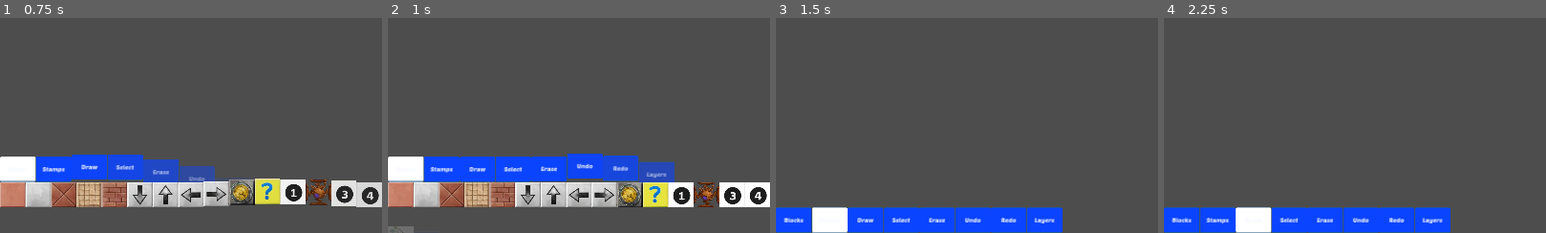
Above: before the commit, frames 1-4 (left to right).
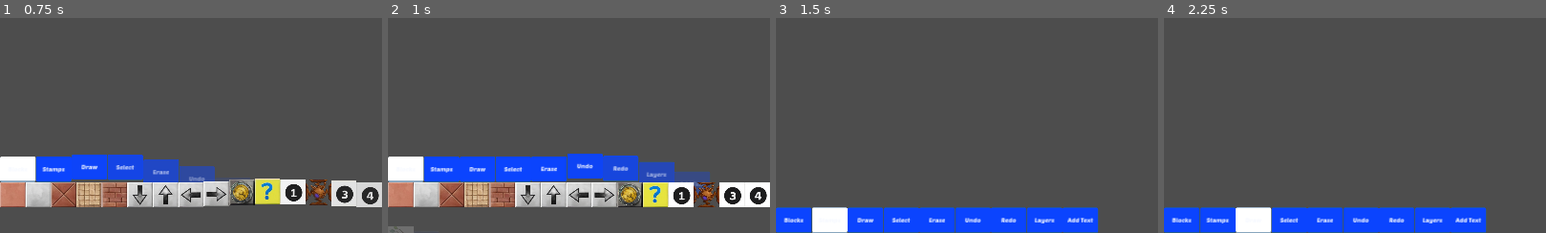
Above: after the commit, the same moments.

Repository: jacob-grahn/platform-racing-4
Game: Godot game, scene res://pages/editor/Editor.tscn
The game is run twice, just before and just after one commit, with the same random seed, the same clock (stepped at 60 frames per second) and the same inputs. This scene is started directly instead of the project's main scene.
Inputs:
- Up to frame 1 (0.75 s): click "Blocks" at 0.5 s
- Up to frame 2 (1 s): no input
- Up to frame 3 (1.5 s): click "Stamps" at 1.25 s
- Up to frame 4 (2.25 s): click "Draw" at 2 s
The pictures show only the part of the screen within x 0-50%, y 50-100%; the shares and areas given below are measured in that part.

Frame 1 is identical in both runs. In frame 2, 0.5% of the frame differs, in the area x 75-85%, y 71-84%; in frame 3, 1.1%, in the area x 75-85%, y 88-100%; in frame 4, 1.1%.

Commit message:
Added a basic text placer in Editor
It says: "Default Text!" in the font used for the buttons.

Diff:
--- a/client/pages/editor/menu/ToolRow.gd
+++ b/client/pages/editor/menu/ToolRow.gd
@@ -5,7 +5,7 @@
 const BLOCK_ROW: PackedScene = preload("res://pages/editor/menu/BlockRow.tscn")
 const LAYER_ROW: PackedScene = preload("res://pages/editor/menu/LayerRow.tscn")
 var TEXT_BUTTON: PackedScene = preload("res://pages/editor/menu/SliderTextButton.tscn")
-var button_labels = ["Blocks", "Stamps", "Draw", "Select", "Erase", "Undo", "Redo", "Layers"]
+var button_labels = ["Blocks", "Stamps", "Draw", "Select", "Erase", "Undo", "Redo", "Layers", "Add Text"]
 var sub_row
 var menu
 
